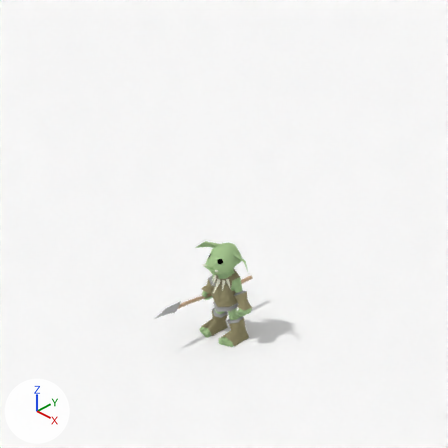
The Blender file art/characters/goblin/goblin.blend, before and after one commit.
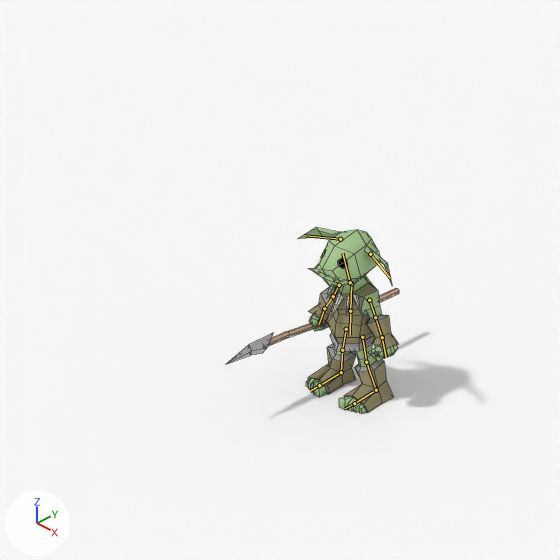
There are two pictures of each version: one from the file's camera 'Camera', one close up on the part from 6% to 77% of the width and 25% to 96% of the height. The axes (+X, +Y, +Z) are drawn at lower left. The lights are the same throughout. Both versions are drawn at the pose saved in each file; the numbers are the values there. The bones that bend it are drawn over the model as lines in the close-ups. The close-ups show mesh edges as thin lines.

Objects in the first close-up: 'Goblin', 'GoblinSpear', 'ShadowPlane'.
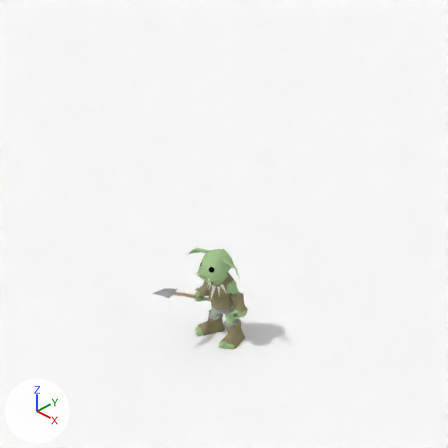
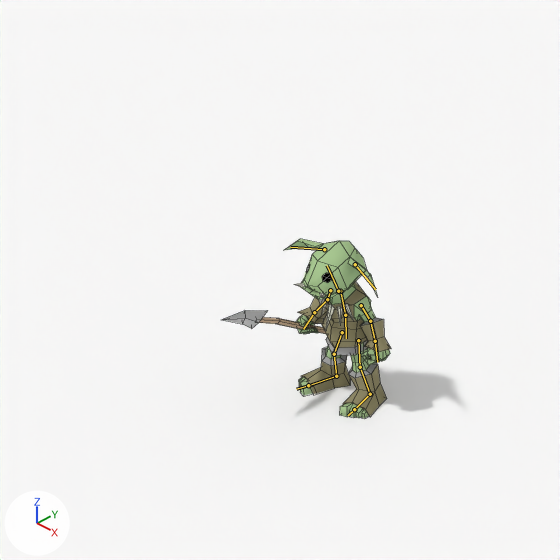
ob_renderplatform is not drawn itself; it is the parent of ob_goblin.

What differs and where, as boxes (x1, y1, x2, y2) in the close-ups (560 x 560 px):
'Goblin', posed: before (298, 227, 398, 414); after (285, 239, 391, 418)
'GoblinSpear', posed: before (227, 288, 399, 364); after (222, 310, 326, 334)
bone 'Back', root to tip: before (351, 283) to (350, 311); after (340, 291) to (345, 315)
bone 'Hip', root to tip: before (350, 311) to (350, 335); after (345, 315) to (346, 338)
bone 'Thigh.Right', root to tip: before (346, 329) to (342, 350); after (342, 332) to (334, 354)
bone 'Shin.Right', root to tip: before (342, 350) to (341, 372); after (334, 354) to (336, 376)
bone 'Thigh.Left', root to tip: before (362, 337) to (366, 362); after (358, 340) to (360, 367)
bone 'Shin.Left', root to tip: before (366, 362) to (376, 390); after (360, 367) to (370, 394)
bone 'Forearm.Right', root to tip: before (333, 296) to (324, 308); after (327, 299) to (314, 312)
bone 'Head', root to tip: before (350, 282) to (342, 253); after (338, 291) to (327, 265)
bone 'Forearm.Left', root to tip: before (375, 317) to (382, 337); after (370, 321) to (375, 341)

The change, as a diff of the scene's bpy script:
```diff
--- a/art/characters/goblin/goblin.blend.py
+++ b/art/characters/goblin/goblin.blend.py
@@ bone_back @@
 bone_back = bpy.data.objects['GobArm'].pose.bones['Back']
-bone_back.location = (0.0, 0.013, 0.001)
-bone_back.rotation_quaternion = (1.0, 0.0, 0.0, 0.0)  # degrees (0, 0, 0)
+bone_back.location = (0.0, 0.083, -0.301)
+bone_back.rotation_quaternion = (0.99, 0.141, 0.0, 0.0)  # degrees (16, 0, 0)
@@ bone_hip @@
 bone_hip = bpy.data.objects['GobArm'].pose.bones['Hip']  # child of 'Back'
-bone_hip.rotation_quaternion = (1.0, 0.0, 0.0, 0.0)  # degrees (0, 0, 0)
+bone_hip.rotation_quaternion = (0.993, -0.122, 0.0, 0.0)  # degrees (-14, 0, 0)
@@ bone_thigh_right @@
 bone_thigh_right = bpy.data.objects['GobArm'].pose.bones['Thigh.Right']  # child of 'Hip'
-bone_thigh_right.rotation_quaternion = (0.999, 0.013, 0.001, -0.042)  # degrees (1, 0, -5)
+bone_thigh_right.rotation_quaternion = (0.972, 0.129, 0.193, -0.022)  # degrees (15, 22, 0)
@@ bone_shin_right @@
 bone_shin_right = bpy.data.objects['GobArm'].pose.bones['Shin.Right']  # child of 'Thigh.Right'
-bone_shin_right.rotation_quaternion = (1.0, 0.0, 0.0, 0.0)  # degrees (0, 0, 0)
+bone_shin_right.rotation_quaternion = (0.99, 0.011, -0.034, -0.134)  # degrees (2, -4, -15)
@@ bone_thigh_left @@
 bone_thigh_left = bpy.data.objects['GobArm'].pose.bones['Thigh.Left']  # child of 'Hip'
-bone_thigh_left.rotation_quaternion = (0.999, 0.013, -0.001, 0.042)  # degrees (1, 0, 5)
+bone_thigh_left.rotation_quaternion = (0.982, 0.118, -0.148, 0.019)  # degrees (14, -17, 0)
@@ bone_shin_left @@
 bone_shin_left = bpy.data.objects['GobArm'].pose.bones['Shin.Left']  # child of 'Thigh.Left'
-bone_shin_left.rotation_quaternion = (1.0, 0.0, 0.0, 0.0)  # degrees (0, 0, 0)
+bone_shin_left.rotation_quaternion = (0.994, 0.009, 0.026, 0.103)  # degrees (1, 3, 12)
@@ bone_forearm_right @@
 bone_forearm_right = bpy.data.objects['GobArm'].pose.bones['Forearm.Right']  # child of 'Upperarm.Right'
-bone_forearm_right.rotation_quaternion = (1.0, 0.0, 0.0, 0.0)  # degrees (0, 0, 0)
+bone_forearm_right.rotation_quaternion = (0.944, 0.28, 0.169, -0.032)  # degrees (33, 20, 2)
@@ bone_head @@
 bone_head = bpy.data.objects['GobArm'].pose.bones['Head']  # child of 'Back'
-bone_head.rotation_quaternion = (1.0, 0.0, 0.0, 0.0)  # degrees (0, 0, 0)
+bone_head.rotation_quaternion = (0.998, -0.061, 0.0, 0.0)  # degrees (-7, 0, 0)
@@ bone_forearm_left @@
 bone_forearm_left = bpy.data.objects['GobArm'].pose.bones['Forearm.Left']  # child of 'Upperarm.Left'
-bone_forearm_left.rotation_quaternion = (1.0, 0.0, 0.0, 0.0)  # degrees (0, 0, 0)
+bone_forearm_left.rotation_quaternion = (0.979, 0.172, -0.104, 0.02)  # degrees (20, -12, 0)
```
